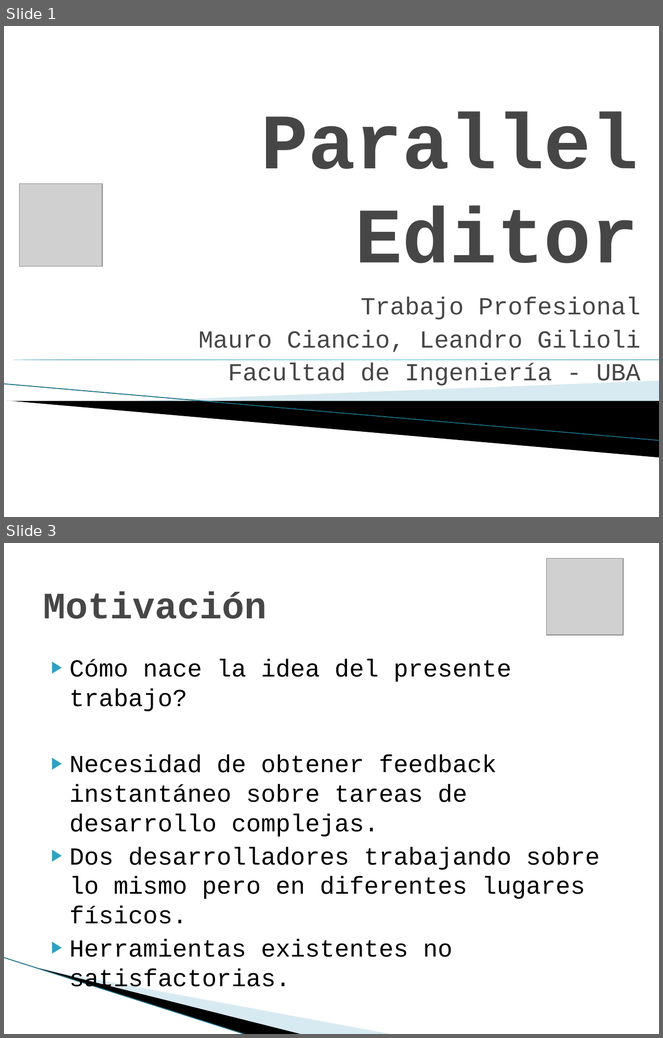
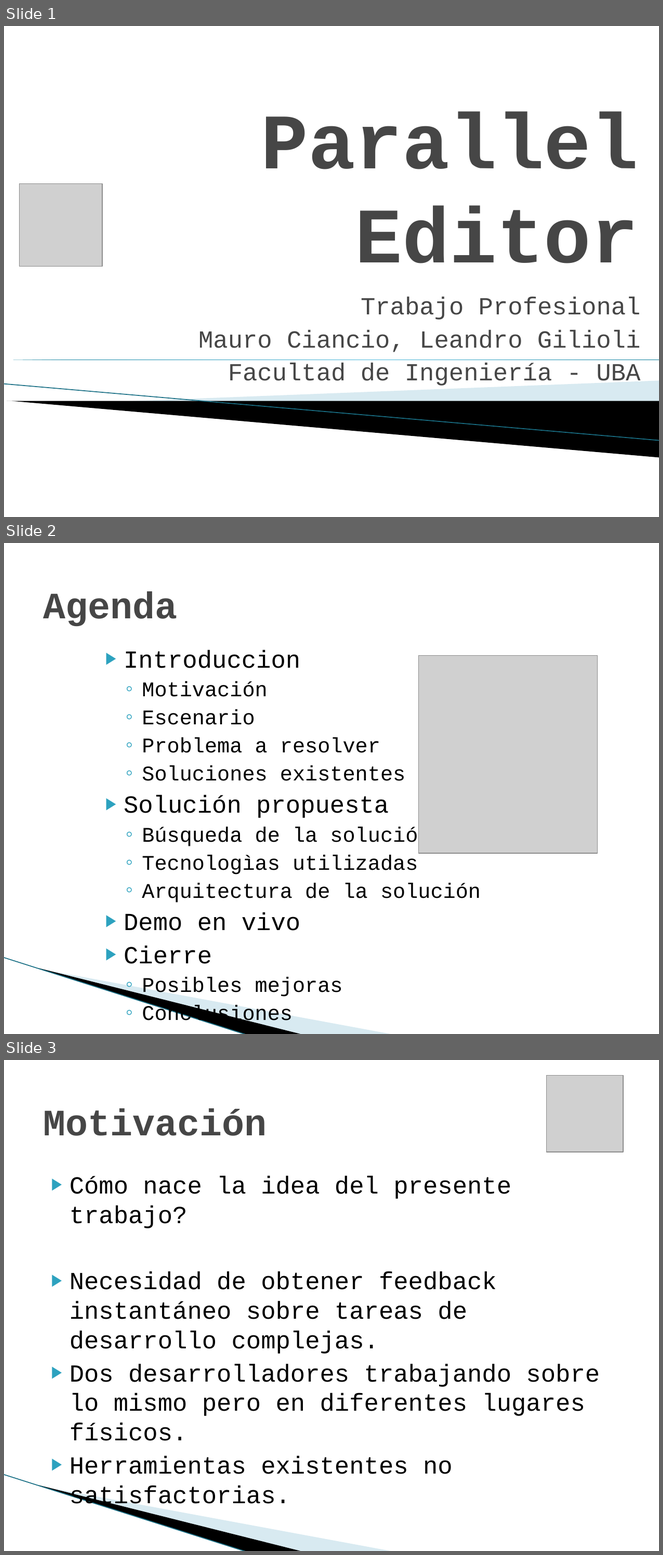
Before and after one commit to maurociancio/parallel-editor, a slide deck: doc/presentacion/presentacion.pptx. Shown one above the other, each under a label of ours: slides 1 and 3 before the commit, slides 1, 2 and 3 after it; the slides between them are not shown. The pictures are 663x1038 and 663x1555 pixels, drawn with LibreOffice and Linux fonts; fonts in the diff are those of the drawing; grey boxes stand for pictures; background and template pictures are left out. Boxes give left, top, right and bottom in pixels: in the first picture for what was removed or moved away, otherwise in the second. Text is boxed around its words. In the diff, an @@ line names an element or a change of style, - is before the commit and + after.

Commit message:
agenda cuadro comparativo de soluciones

```diff
--- a/doc/presentacion/presentacion.pptx
+++ b/doc/presentacion/presentacion.pptx
@@ slide 2 added at [4, 543, 659, 1034], background #FFFFFF; not listed: 3 template elements that a slide beside it also shows @@
@@ title added at [43, 592, 177, 626], 41 pt, text #464646, bold @@
+Agenda
@@ text added at [124, 650, 481, 999], 23 pt, text #000000 @@
+▶ Introduccion
+  ◦ Motivación
+  ◦ Escenario
+  ◦ Problema a resolver
+  ◦ Soluciones existentes
+▶ Solución propuesta
+  ◦ Búsqueda de la solución
+  ◦ Tecnologìas utilizadas
+  ◦ Arquitectura de la solución
+▶ Demo en vivo
+▶ Cierre
+  ◦ Posibles mejoras
+  ◦ Conclusiones
@@ picture added at [419, 656, 598, 853] @@
```
Also in this commit, not shown: 1 slide changed, 1 slide removed, 3 other files.
